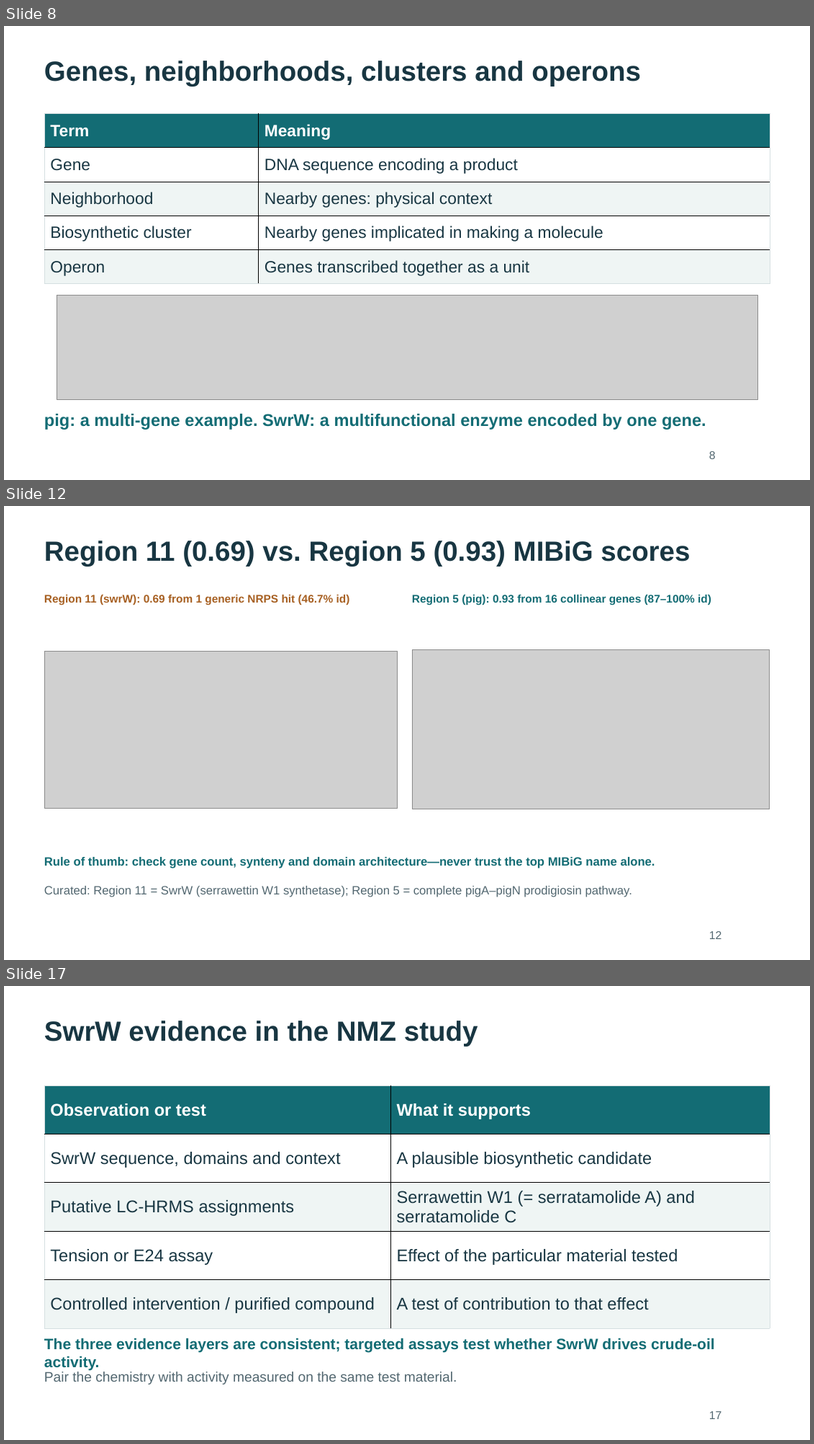
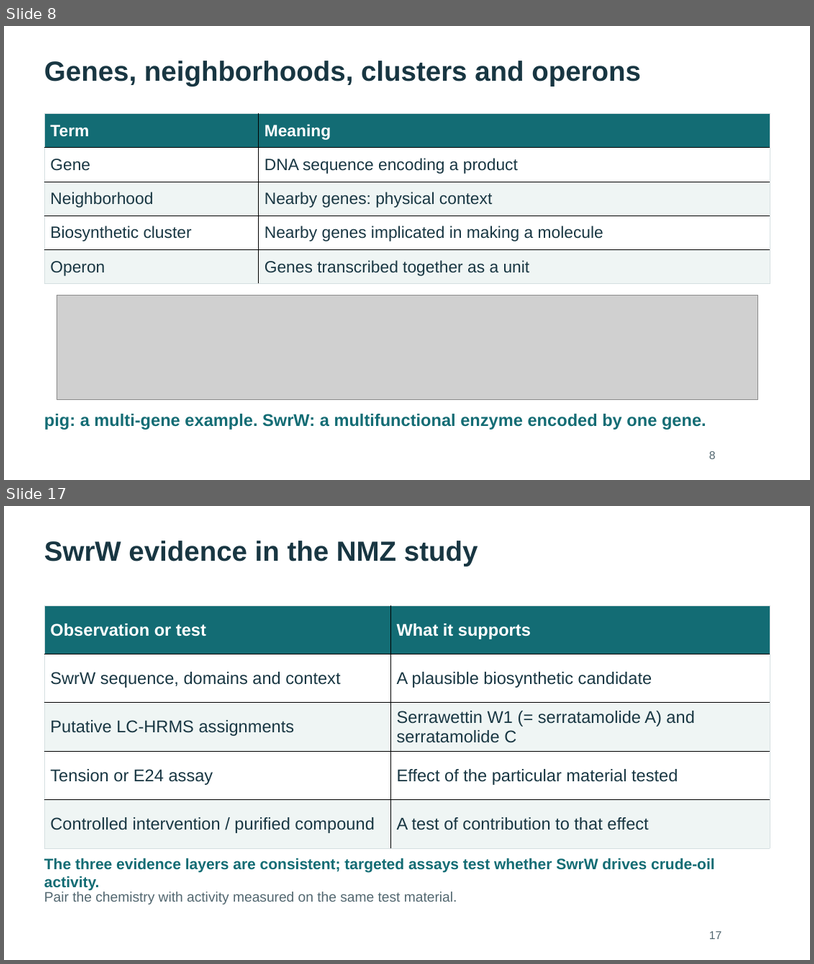
Before and after one commit to WhyAdr/sm-manu, a slide deck: explainer/NMZ-Serratia-genomics-explainer-2026-10-20.pptx. Shown one above the other, each under a label of ours: slides 8, 12 and 17 before the commit, slides 8 and 17 after it; the slides between them are not shown. The pictures are 814x1444 and 814x964 pixels, drawn with LibreOffice and Linux fonts; fonts in the diff are those of the drawing; grey boxes stand for pictures. Boxes give left, top, right and bottom in pixels: in the first picture for what was removed or moved away, otherwise in the second. Text is boxed around its words. In the diff, an @@ line names an element or a change of style, - is before the commit and + after.

Commit message:
Add serratamolide chemistry and pan-proteome slides (44-slide deck); alt text, 3-lens antiSMASH slide, aromatic split; soften absence claims; rebuild PPTX/PDFs

```diff
--- a/explainer/NMZ-Serratia-genomics-explainer-2026-10-20.pptx
+++ b/explainer/NMZ-Serratia-genomics-explainer-2026-10-20.pptx
@@ slide 12 removed at box(4, 506, 810, 960), background #FFFFFF @@
@@ text removed at box(44, 541, 690, 566) @@
-Region 11 (0.69) vs. Region 5 (0.93) MIBiG scores
@@ text removed at box(44, 595, 350, 605) @@
-Region 11 (swrW): 0.69 from 1 generic NRPS hit (46.7% id)
@@ text removed at box(412, 594, 712, 605) @@
-Region 5 (pig): 0.93 from 16 collinear genes (87–100% id)
@@ picture removed at box(44, 651, 397, 808) @@
@@ picture removed at box(412, 650, 771, 809) @@
@@ text removed at box(44, 857, 656, 868) @@
-Rule of thumb: check gene count, synteny and domain architecture—never trust the top MIBiG name alone.
@@ text removed at box(44, 885, 633, 897) @@
-Curated: Region 11 = SwrW (serrawettin W1 synthetase); Region 5 = complete pigA–pigN prodigiosin pathway.
@@ text removed at box(710, 931, 722, 939) @@
-12
```
Also in this commit, not shown: 20 slides changed, 5 slides added, 12 other files.
